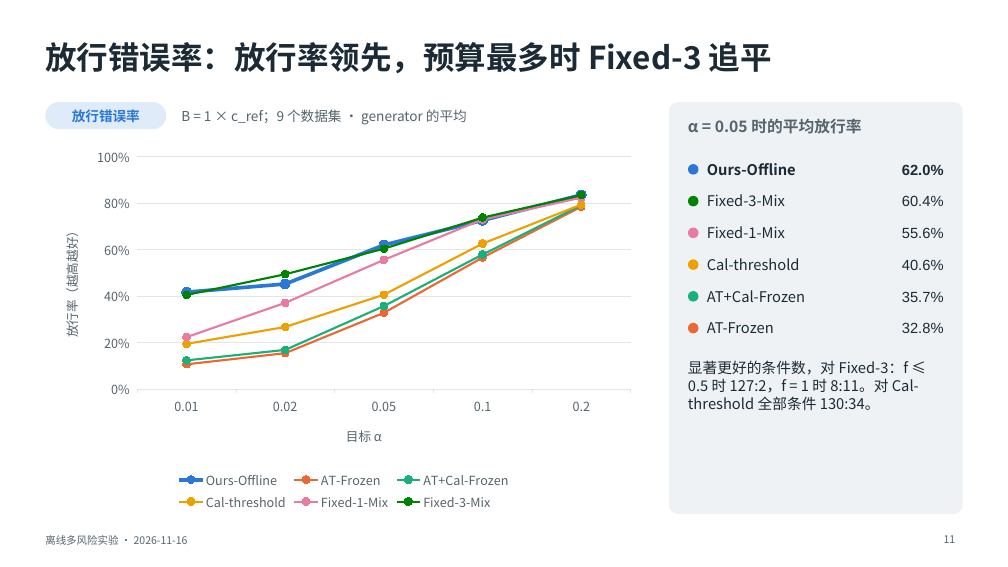
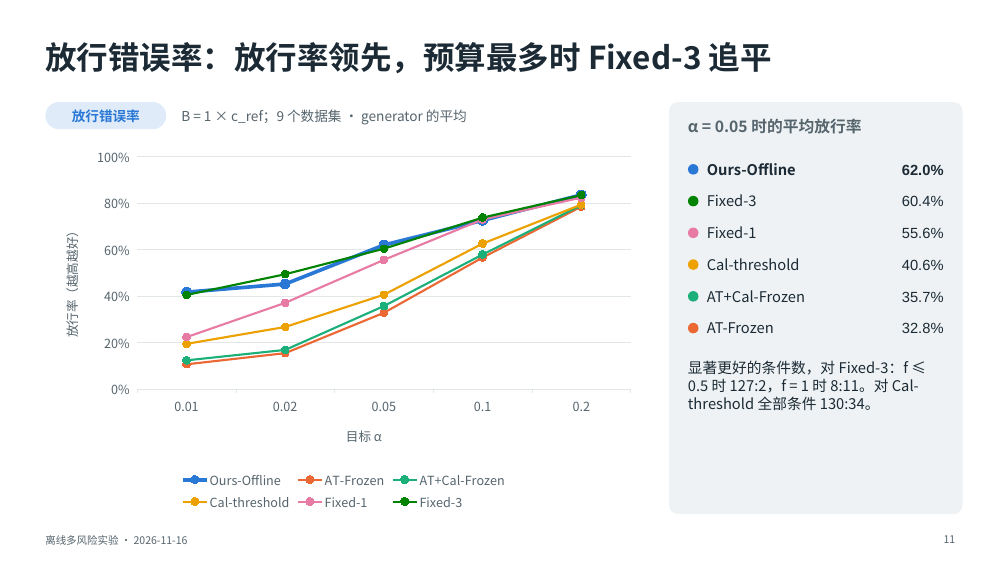
Before and after one commit to toz015/verification_generation_experiment, a slide deck: slide 11 of reports/offline_multirisk_20261116_calibrated/deck/离线多风险实验_20261116.pptx. Drawn at 1008x567 pixels with LibreOffice and Linux fonts; fonts in the diff are those of the drawing. Boxes give left, top, right and bottom in pixels: in the first picture for what was removed or moved away, otherwise in the second. Text is boxed around its words. In the diff, an @@ line names an element or a change of style, - is before the commit and + after.

```diff
--- a/reports/offline_multirisk_20261116_calibrated/deck/离线多风险实验_20261116.pptx
+++ b/reports/offline_multirisk_20261116_calibrated/deck/离线多风险实验_20261116.pptx
@@ line chart at (x1=45, y1=140, x2=643, y2=514) @@
-Fixed-1-Mix: 22, 37, 56, 73, 82
+Fixed-1: 22, 37, 56, 73, 82
-Fixed-3-Mix: 40, 49, 60, 74, 84
+Fixed-3: 40, 49, 60, 74, 84
@@ text at (x1=707, y1=194, x2=757, y2=206): text changed @@
-Fixed-3-Mix
+Fixed-3
@@ text at (x1=707, y1=226, x2=757, y2=238): text changed @@
-Fixed-1-Mix
+Fixed-1
```
Also in this commit, not shown: 11 other slides changed, 6 other files.
